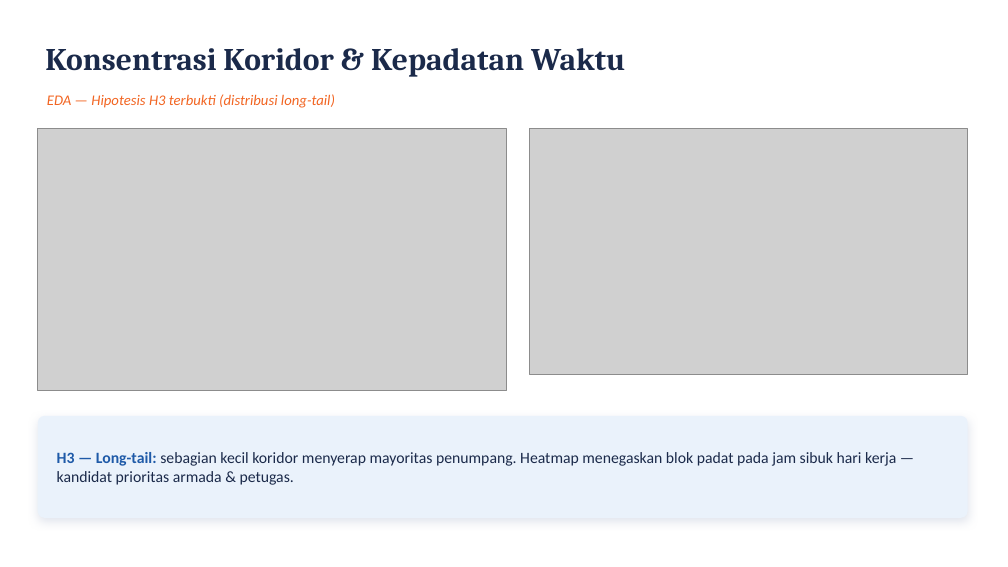
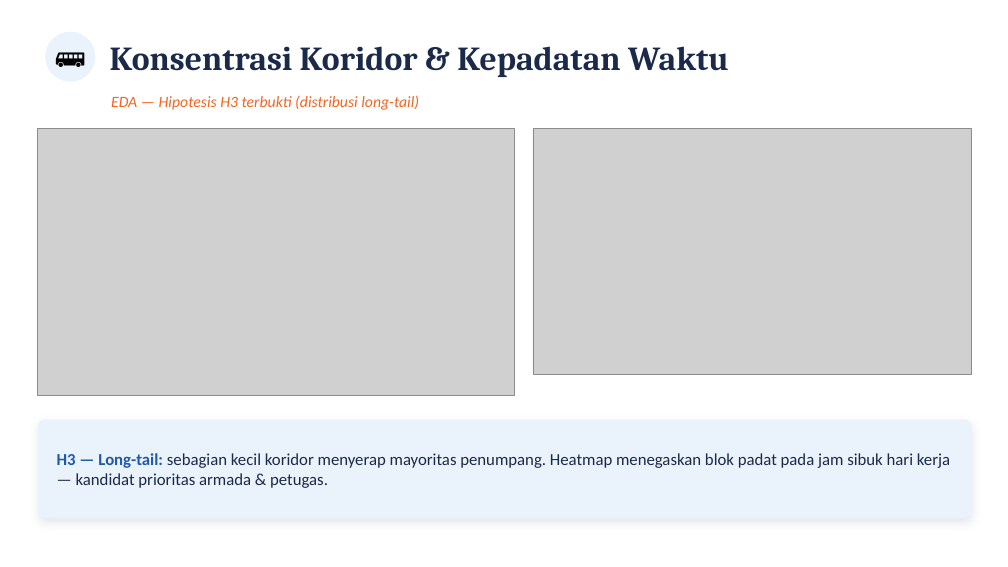
Before and after one commit to zonakerja/bnsp-dss-jul-26, a slide deck: slide 6 of ppt/TransJakarta_Demand_Prediction_BNSP.pptx. Drawn at 1008x567 pixels with LibreOffice and Linux fonts; fonts in the diff are those of the drawing; grey boxes stand for pictures. Boxes give left, top, right and bottom in pixels: in the first picture for what was removed or moved away, otherwise in the second. Text is boxed around its words. In the diff, an @@ line names an element or a change of style, - is before the commit and + after.

```diff
--- a/ppt/TransJakarta_Demand_Prediction_BNSP.pptx
+++ b/ppt/TransJakarta_Demand_Prediction_BNSP.pptx
@@ ellipse added at [45, 32, 95, 82], fill #EAF2FB @@
@@ text added at [45, 32, 95, 82], 26 pt, text #000000 @@
+🚌
@@ text "Konsentrasi Koridor & Kepadatan Waktu": place and size @@
-text "Konsentrasi Koridor & Kepadatan Waktu" at [45, 48, 625, 77]
+text "Konsentrasi Koridor & Kepadatan Waktu" at [110, 46, 729, 77]
@@ text "Konsentrasi Koridor & Kepadatan Waktu" at [110, 46, 729, 77]: size 30 to 32 pt @@
@@ text "EDA — Hipotesis H3 terbukti ...": place and size @@
-text "EDA — Hipotesis H3 terbukti ..." at [47, 94, 335, 108]
+text "EDA — Hipotesis H3 terbukti ..." at [111, 95, 419, 110]
@@ text "EDA — Hipotesis H3 terbukti ..." at [111, 95, 419, 110]: size 14 to 15 pt @@
@@ picture: place and size @@
-picture at [38, 129, 507, 391]
+picture at [38, 129, 514, 395]
@@ picture: place and size @@
-picture at [529, 129, 968, 374]
+picture at [533, 129, 972, 374]
@@ rounded rectangle: place and size @@
-rounded rectangle at [38, 416, 968, 518]
+rounded rectangle at [38, 420, 972, 518]
@@ rounded rectangle at [38, 420, 972, 518]: proportions changed @@
@@ text "H3 — Long-tail: sebagian kecil ..." at [57, 453, 950, 488]: size 15 to 16 pt @@
```
Also in this commit, not shown: 15 other slides changed, 1 slide added, 3 other files.
